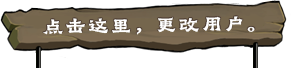
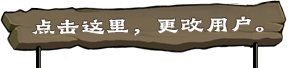
The second 291 x 68 image is a revision of the first. Changes to its layers:
renamed "GraveBustedStoneLishuSc.ttf｜默认" to "项目字体｜点击这里，更改用户。", painted on it over [left=32, top=16, right=264, bottom=36]
